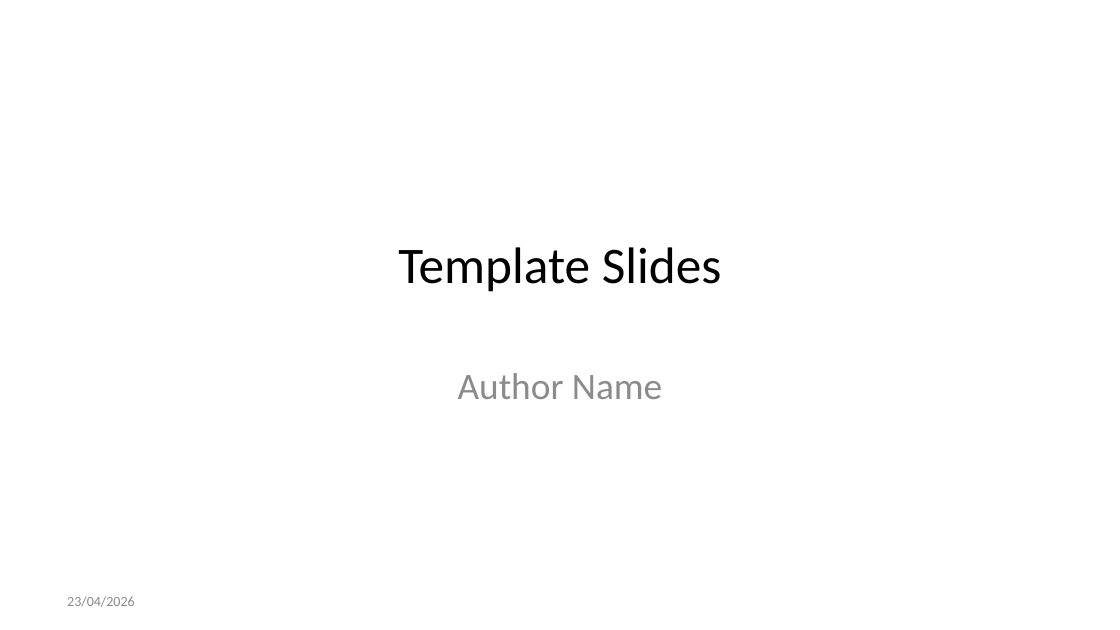
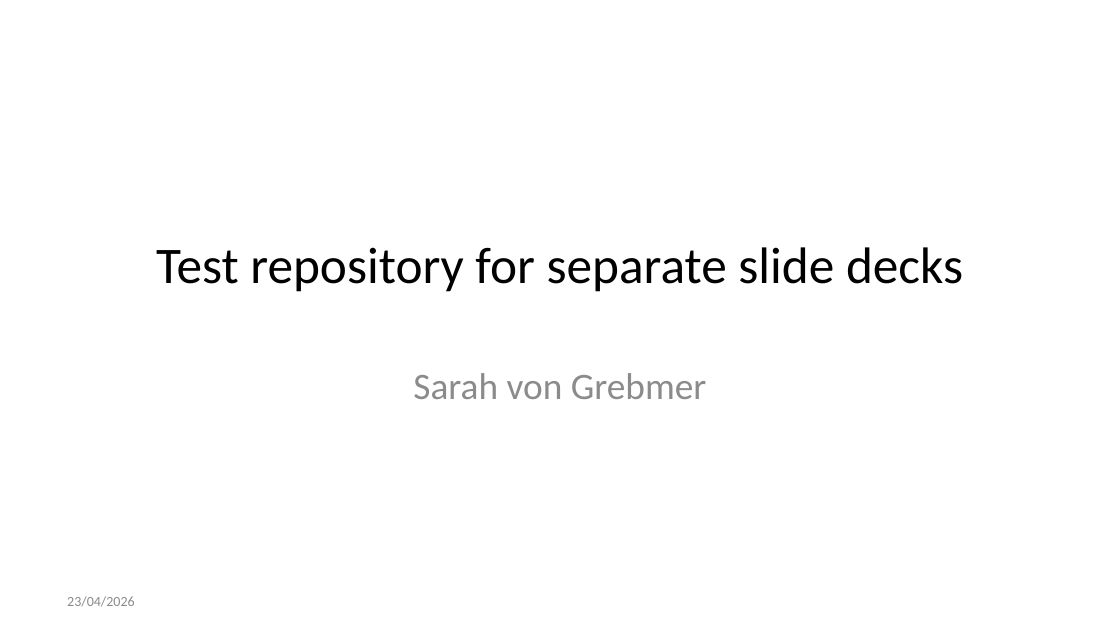
Before and after one commit to lmu-osc/tutorial-slides-template, a slide deck: slide 1 of index.pptx. Drawn at 1120x630 pixels with LibreOffice and Linux fonts; fonts in the diff are those of the drawing. Boxes give left, top, right and bottom in pixels: in the first picture for what was removed or moved away, otherwise in the second. Text is boxed around its words. In the diff, an @@ line names an element or a change of style, - is before the commit and + after.

```diff
--- a/index.pptx
+++ b/index.pptx
@@ title at box(156, 247, 963, 292): text changed @@
-Template Slides
+Test repository for separate slide decks
@@ subtitle at box(413, 373, 707, 399): text changed @@
-Author Name
+Sarah von Grebmer
```
Also in this commit, not shown: 13 other files.
